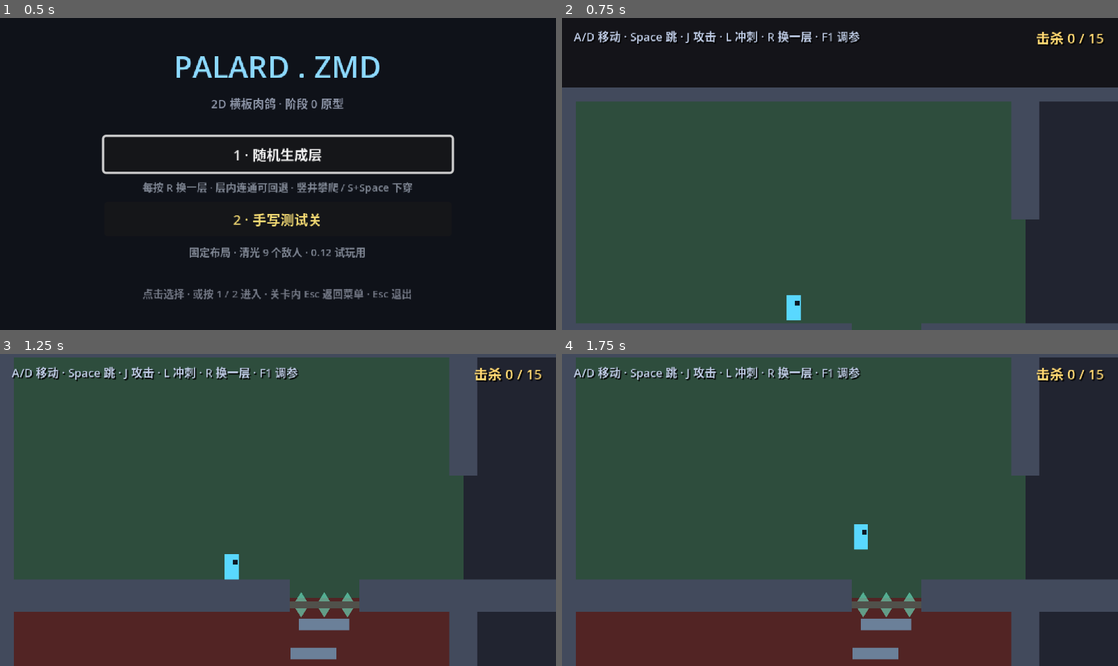
Above: before the commit, frames 1-4 (two rows, left to right).
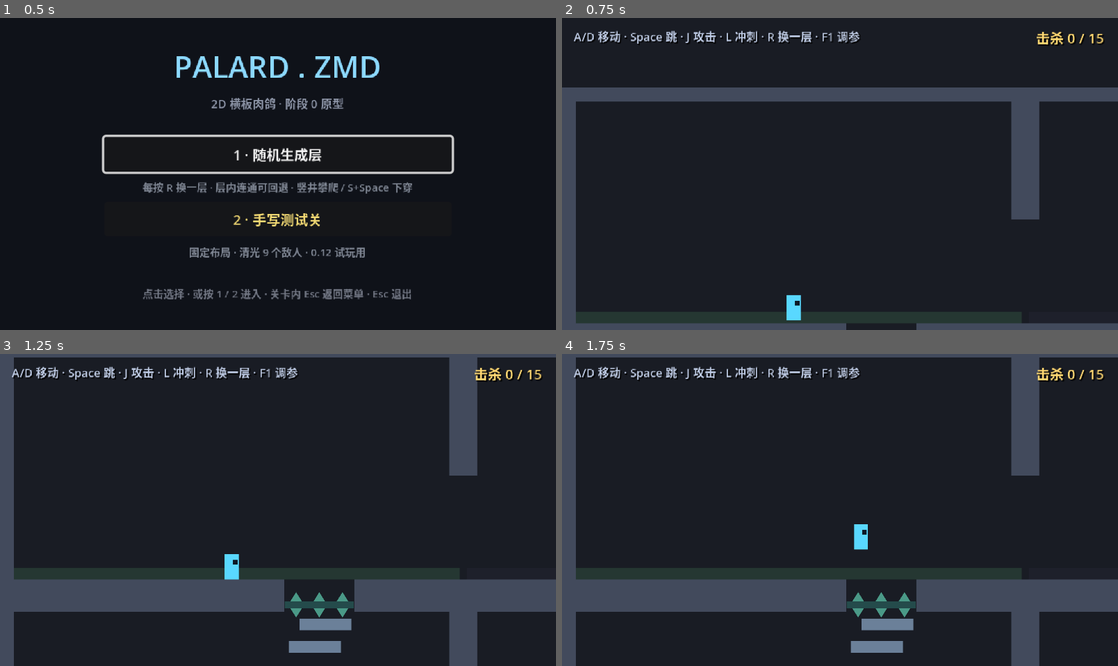
Above: after the commit, the same moments.

Repository: Palard-Lancelot/Palard-ZMD
Game: Godot game, scene res://scenes/menu/main_menu.tscn
Same seed, same stepped clock (60 frames per second), same inputs: the game is played once before the commit and once after it.
Inputs:
- Up to frame 1 (0.5 s): no input
- Up to frame 2 (0.75 s): click "1 · 随机生成层" at 0.5 s
- Up to frame 3 (1.25 s): no input
- Up to frame 4 (1.75 s): tap Enter at 1.25 s; hold D (move_right) from 1.28 s (still down); tap J (attack) at 1.35 s; tap Space (jump) at 1.52 s

Frame 1 is identical in both runs. In frame 2, 54% of the frame differs, in the area x 2-84%, y 26-100%; in frame 3, 67%, in the area x 2-84%, y 1-100%; in frame 4, 67%.

Commit message:
feat(levelgen): 洞位与台阶随机化增强 + 去盒子化 (DESIGN v1.4)
洞口
- 偏移幅度改为随机 48–86px（原固定 80）；符号仍按边界行奇偶，
  保证同一房间的上下洞分处两侧、间距 >= 96px > 洞宽 60
- 新增 gap_x_for_boundary(cell_x, boundary_row) 作为权威算法

台阶
- 改为不等距：级距 18–38px 随机、级数 5–8、逐级水平错位 <= 10px
- 首级离地 >= 32px：低于玩家身高 22px 会"穿胸"，
  且会被 test_level_geometry 的走路高度射线判成墙（本次实测踩到）
- 最高一级仍精确固定在 TOP_LEDGE_Y=23（算式2 的余量全压在它上面）

去盒子化
- 取消"每间房一个彩色矩形"，改为整层一张连续底板 + 地面类型色带
- 每间房 1–3 块单向内平台（离地 40–150px）
- 战斗/精英房 50% 概率一块实心夹层（离地 >=72、离侧墙 >=90）
- 所有内部结构避开竖井中线 ±45px，否则堵死攀爬

测试
- test_level_geometry / test_vertical_climb 改为调用 gap_x_for_boundary
  （此前各自硬编码 80.0，生成器一改就静默漂移：测试还"通过"，但测的不是真实几何）

验证：13 套件 78/78；攀爬 7/7 组真正站进上层房间（顶点余量 +12px）；
      抽样 200 个阶梯 100% 不等距，级距实测 18.0–38.0，洞位偏移 48.3–85.3

Diff:
--- a/scripts/world/level_builder.gd
+++ b/scripts/world/level_builder.gd
@@ -31,6 +31,9 @@
 }
 
 const WALL_COLOR := Color(0.26, 0.29, 0.36, 1)
+## 整层连续底板（v1.4 去盒子化：不再按房间画矩形色块）
+const BG_COLOR := Color(0.10, 0.11, 0.14, 1.0)
+const STRIP_H := 10.0          ## 房间类型地面色带的高度
 
 
 ## 把网格坐标转成房间左下角的世界坐标
@@ -46,16 +49,21 @@
 	root.name = "GeneratedRooms"
 	parent.add_child(root)
 
-	# --- 背景：每间房一个色块，用类型区分 ---
-	for room in graph.rooms:
-		var origin := cell_to_world(room["cell"])
-		var bg := ColorRect.new()
-		bg.color = COLORS.get(room["type"], COLORS[&"combat"])
-		bg.position = origin
-		bg.size = Vector2(ROOM_W, ROOM_H)
-		bg.z_index = -9
-		bg.mouse_filter = Control.MOUSE_FILTER_IGNORE
-		root.add_child(bg)
+	# --- 背景：整层一张连续底板（v1.4 去盒子化）---
+	# 原来每间房画一个彩色矩形 —— 那正是"一格一格的方块"观感的来源。
+	# 现在改成一整张连续底板，房间类型靠地面色带表达。
+	var bounds: Rect2 = layer_bounds(graph)
+	var backdrop := ColorRect.new()
+	backdrop.name = "Backdrop"
+	backdrop.color = BG_COLOR
+	backdrop.position = bounds.position
+	backdrop.size = bounds.size
+	backdrop.z_index = -10
+	backdrop.mouse_filter = Control.MOUSE_FILTER_IGNORE
+	root.add_child(backdrop)
+
+	for room in graph.rooms:
+		_add_type_strip(root, cell_to_world(room["cell"]), room["type"])
 
 	# --- 地面 / 天花板（垂直连接处留洞）---
 	for room in graph.rooms:
@@ -83,6 +91,10 @@
 		var cell: Vector2i = room["cell"]
 		if _cell_occupied(graph, cell + Vector2i(0, -1)) >= 0:
 			_build_climb_ledges(root, origin, cell)
+
+	# --- 房间内部层次（v1.4）：让每间房不再是一个空盒子 ---
+	for room in graph.rooms:
+		_build_room_interior(root, cell_to_world(room["cell"]), room["cell"], room["type"])
 
 	return root
 
@@ -102,14 +114,26 @@
 #   上行洞在 center - SHIFT，下行洞在 center + SHIFT。
 #   这样玩家永远能站在「下行洞旁边」的实地上，从上行洞往上跳。
 const V_SHAFT_W := 60.0       ## 洞宽。⚠️ 见下方「洞宽 = 难度」的算式，不要凭感觉调大
-const V_SHAFT_SHIFT := 80.0   ## 上行洞/下行洞相对房间中心的偏移（错开的关键）
+## 洞口相对房间中心的偏移幅度（v1.4 起随机）。
+## 符号仍由**边界行号奇偶**决定 → 同一房间的上行洞与下行洞必然分处两侧，
+## 两者间距 >= 2 × V_SHAFT_SHIFT_MIN = 96px > 洞宽 60，永远不会连成一条竖井。
+const V_SHAFT_SHIFT_MIN := 48.0
+const V_SHAFT_SHIFT_MAX := 86.0
+const SHAFT_CLEARANCE := 45.0 ## 房间内部结构必须离竖井中线这么远（否则堵死攀爬）
 const LEDGE_W_MIN := 36.0     ## 台阶宽下限（v1.3 起在 MIN–MAX 之间随机）
 const LEDGE_W_MAX := 46.0     ## 上限。算式1：LEDGE_W/2 + 玩家半宽 6 <= V_SHAFT_W/2 = 30 → 必须 <= 48
 const LEDGE_H := 10.0
-const LEDGE_COUNT_MIN := 5    ## 级数下限。4 级 = 每级 45.25px > 实测起跳 45px，跳不上去
-const LEDGE_COUNT_MAX := 7    ## 级数上限（再多只是把台阶切得更碎，看不出更好）
-const LEDGE_JITTER_Y := 2.0   ## 中间级纵向抖动 ±2px：相邻级间距仍 <= 40px < 45px 起跳高度
+const LEDGE_COUNT_MIN := 5    ## 级数下限。4 级时平均级距 45.25px > 实测起跳 45px
+const LEDGE_COUNT_MAX := 8    ## 级数上限（v1.4 改不等距后自然落在 5–8）
+const LEDGE_GAP_MIN := 18.0   ## 相邻两级的最小垂直间距（v1.4：不再等距）
+const LEDGE_GAP_MAX := 38.0   ## 最大垂直间距。必须 < 实测起跳 45px，留 7px 余量
+## 最低一级离地面的**最小**高度。必须 > 玩家身高 22px（+余量）：
+## 否则玩家站在地面上时身体会和台阶重叠（台阶是单向平台，走过去会"穿胸"），
+## 而且贴着地面的台阶会被"走路高度"的射线当成墙（test_level_geometry 5/11/17px）。
+const LEDGE_FIRST_GAP_MIN := 32.0
+const LEDGE_MAX_STEP_X := 10.0 ## 相邻两级的水平错位上限（再大就跳不过去）
 const TOP_LEDGE_Y := 23.0     ## 最高一级台阶的 y（相对房间原点）。算式见 _build_climb_ledges
+const PLAT_H_INNER := 8.0     ## 房间内部平台厚度
 
 ## 某个"水平边界"上的洞的 x 坐标。
 ##
@@ -119,13 +143,28 @@
 ##      两者错位 → 玩家在 930 往上爬，撞到 A 房在 1070 之外的实心地板。
 ##      实测 7 组垂直通道全部卡在 181px（差一点进不去）。
 ##
-##    现在改为：洞的位置只由**边界所在行号**决定，且逐行交替左右。
+##    现在改为：洞的位置只由**边界**（列 + 边界行号）决定。
 ##    这样既能保证上下房间的洞严格对齐，
 ##    又能让同一个房间的上洞和下洞错开（否则玩家会一口气从顶层掉到底）。
 static func _gap_x_for_row(origin: Vector2, boundary_row: int) -> float:
-	var center: float = origin.x + ROOM_W * 0.5
+	var cell_x: int = int(round(origin.x / ROOM_W))
+	return gap_x_for_boundary(cell_x, boundary_row)
+
+
+## 洞中心的**权威算法**。测试必须调这个，不要各自复制公式 ——
+## v1.3 之前 test_level_geometry 与 test_vertical_climb 都硬编码过 80.0，
+## 生成器一改就静默漂移（测试还在"通过"，但它测的已经不是真实几何）。
+##
+##   · 符号：由边界行号奇偶决定 → 同一房间的上洞与下洞必然分处两侧
+##   · 幅度：v1.4 起在 [V_SHAFT_SHIFT_MIN, V_SHAFT_SHIFT_MAX] 内随机
+##   · 种子只由「列 + 边界行」决定 → 相邻两房共享同一条边界时取到同一个洞
+static func gap_x_for_boundary(cell_x: int, boundary_row: int) -> float:
+	var center: float = float(cell_x) * ROOM_W + ROOM_W * 0.5
 	var sign: float = -1.0 if (boundary_row % 2 == 0) else 1.0
-	return center + sign * V_SHAFT_SHIFT
+	var rng := RandomNumberGenerator.new()
+	rng.seed = hash(Vector2i(cell_x, boundary_row)) ^ 0x5a17c3e9
+	var mag: float = rng.randf_range(V_SHAFT_SHIFT_MIN, V_SHAFT_SHIFT_MAX)
+	return center + sign * mag
 
 
 ## 房间的**上行洞**（通往上一层）x 坐标：属于本层与上一层的边界
@@ -293,20 +332,122 @@
 	var top_y: float = origin.y + TOP_LEDGE_Y               # +23
 
 	var rng := RandomNumberGenerator.new()
-	rng.seed = hash(cell)
-
-	var count: int = rng.randi_range(LEDGE_COUNT_MIN, LEDGE_COUNT_MAX)
+	rng.seed = hash(cell) ^ 0x3c9e1b57
+
+	var ladder: Array = _make_ladder(rng, floor_y, top_y)
+	var prev_off: float = 0.0
+	for i in ladder.size():
+		var w: float = rng.randf_range(LEDGE_W_MIN, LEDGE_W_MAX)
+		# 横向可动范围：① 整块要在洞里（算式1）；
+		# ② 还必须覆盖洞中线，否则"按住跳一路往上"会踩空
+		var max_off: float = minf(V_SHAFT_W * 0.5 - w * 0.5, w * 0.5 - 7.0)
+		var off: float = rng.randf_range(-max_off, max_off)
+		if i > 0:
+			# 逐级错位，但单级横向移动不超过 LEDGE_MAX_STEP_X
+			off = clampf(off, prev_off - LEDGE_MAX_STEP_X, prev_off + LEDGE_MAX_STEP_X)
+			off = clampf(off, -max_off, max_off)
+		prev_off = off
+		_add_solid(root, Vector2(up_x + off, ladder[i]), Vector2(w, LEDGE_H), true)
+
+
+## 生成一串**不等距**的台阶 y 坐标（自下而上，最后一级固定为 top_y）。
+##
+## 拒绝采样：级距必须落在 [LEDGE_GAP_MIN, LEDGE_GAP_MAX]，级数落在
+## [LEDGE_COUNT_MIN, LEDGE_COUNT_MAX]；取不到就退回等比阶梯（永远能出结果）。
+##
+## ⚠️ 最后一级必须**精确**等于 top_y：算式2 的余量 29 - TOP_LEDGE_Y 全压在这一级上。
+static func _make_ladder(rng: RandomNumberGenerator, floor_y: float, top_y: float) -> Array:
+	for _attempt in 40:
+		var ys: Array = []
+		var y: float = floor_y
+		var ok := true
+		while true:
+			# 第一级必须抬到玩家头顶之上（见 LEDGE_FIRST_GAP_MIN 的说明）
+			var lo: float = LEDGE_FIRST_GAP_MIN if ys.is_empty() else LEDGE_GAP_MIN
+			var gap: float = rng.randf_range(lo, LEDGE_GAP_MAX)
+			var next_y: float = y - gap
+			if next_y <= top_y + 0.001:
+				# 收尾那一级也必须留够间距，否则顶上两级会挤成一块
+				if y - top_y < LEDGE_GAP_MIN:
+					ok = false
+				break
+			ys.append(next_y)
+			y = next_y
+		ys.append(top_y)
+		if ok and ys.size() >= LEDGE_COUNT_MIN and ys.size() <= LEDGE_COUNT_MAX:
+			return ys
+
+	# 兜底：等比阶梯（v1.3 的形态）
+	var count: int = clampi(6, LEDGE_COUNT_MIN, LEDGE_COUNT_MAX)
 	var step: float = (floor_y - top_y) / float(count)
-
+	var fallback: Array = []
 	for i in count:
-		var w: float = rng.randf_range(LEDGE_W_MIN, LEDGE_W_MAX)
-		# 整块必须塞进洞里（算式1），否则玩家站在台边会撞上层地板底面
-		var max_off: float = V_SHAFT_W * 0.5 - w * 0.5
-		var off: float = rng.randf_range(-max_off, max_off)
-		var y: float = floor_y - step * float(i + 1)
-		if i < count - 1:
-			y += rng.randf_range(-LEDGE_JITTER_Y, LEDGE_JITTER_Y)
-		_add_solid(root, Vector2(up_x + off, y), Vector2(w, LEDGE_H), true)
+		fallback.append(floor_y - step * float(i + 1))
+	fallback[count - 1] = top_y
+	return fallback
+
+
+## 房间类型的**地面色带**（v1.4：代替原来的"整间上色"）
+## 只在地面附近留一条半透明色带 —— 既能一眼分辨房间类型，
+## 又不会把整层画成一格一格的彩色方块。
+static func _add_type_strip(root: Node2D, origin: Vector2, room_type: StringName) -> void:
+	var c: Color = COLORS.get(room_type, COLORS[&"combat"])
+	var strip := ColorRect.new()
+	strip.name = "TypeStrip"
+	strip.color = Color(c.r, c.g, c.b, 0.55)
+	strip.position = Vector2(origin.x + 3.0, origin.y + ROOM_H - FLOOR_H - STRIP_H)
+	strip.size = Vector2(ROOM_W - 6.0, STRIP_H)
+	strip.z_index = -8
+	strip.mouse_filter = Control.MOUSE_FILTER_IGNORE
+	root.add_child(strip)
+
+
+## 房间内部层次（v1.4 去盒子化）：让每间房不再是一个空盒子。
+##
+## 只放两类东西，且都能被现有测试证明"无害"：
+##   · 单向平台：不阻挡任何行走 / 垂直通道（玩家从下方可穿过）
+##   · 实心夹层：离地 ≥ 72px、离侧墙 ≥ 90px —— 不挡门洞、不挡走路高度
+##
+## ⚠️ 硬约束：任何内部结构都必须离竖井中线 ≥ SHAFT_CLEARANCE，
+##    否则会堵死攀爬 —— 竖井三算式算的是"空井"，井里有横梁就全废了。
+static func _build_room_interior(root: Node2D, origin: Vector2, cell: Vector2i,
+		room_type: StringName) -> void:
+	var rng := RandomNumberGenerator.new()
+	rng.seed = hash(cell) ^ 0x7f4a1c2d
+
+	var up_x: float = _up_gap_x(origin, cell.y)
+	var down_x: float = _down_gap_x(origin, cell.y)
+	var floor_y: float = origin.y + ROOM_H - FLOOR_H
+
+	# --- 单向平台：1–3 块，离地 40–150px ---
+	var plat_count: int = rng.randi_range(1, 3)
+	for _i in plat_count:
+		var w: float = rng.randf_range(50.0, 120.0)
+		var h: float = rng.randf_range(40.0, 150.0)
+		var x: float = origin.x + rng.randf_range(w * 0.5 + 24.0, ROOM_W - w * 0.5 - 24.0)
+		if _near_shaft(x, w, up_x) or _near_shaft(x, w, down_x):
+			continue
+		_add_solid(root, Vector2(x, floor_y - h), Vector2(w, PLAT_H_INNER), true)
+
+	# --- 实心夹层：只有战斗房/精英房有一半概率，制造多层结构 ---
+	# 注意：房间类型常量定义在 room_graph.gd；本文件一贯用字面量（COLORS 的键也是）
+	if room_type != &"combat" and room_type != &"elite":
+		return
+	if rng.randf() >= 0.5:
+		return
+
+	var w2: float = rng.randf_range(70.0, 140.0)
+	var h2: float = rng.randf_range(72.0, 140.0)
+	# 离两侧墙各留 90px → 绝不挡住门洞（门洞贴着墙）
+	var x2: float = origin.x + rng.randf_range(w2 * 0.5 + 90.0, ROOM_W - w2 * 0.5 - 90.0)
+	if _near_shaft(x2, w2, up_x) or _near_shaft(x2, w2, down_x):
+		return
+	_add_solid(root, Vector2(x2, floor_y - h2), Vector2(w2, PLAT_H_INNER), false)
+
+
+## 结构是否侵入竖井通道（上/下行洞中线 ± SHAFT_CLEARANCE）
+static func _near_shaft(x: float, w: float, shaft_x: float) -> bool:
+	return absf(x - shaft_x) < (w * 0.5 + SHAFT_CLEARANCE)
 
 
 ## 判断某格是否已被某个房间占据
--- a/tests/test_level_geometry.gd
+++ b/tests/test_level_geometry.gd
@@ -24,6 +24,11 @@
 const ROOM_W := 400.0
 const ROOM_H := 220.0
 const FLOOR_H := 16.0
+
+## 洞位置必须问生成器，不能在本文件复制公式：
+## v1.4 起洞的偏移幅度是随机的，复制一份就会静默漂移
+## （测试还在"通过"，测的却已不是真实几何）。
+const LevelBuilder := preload("res://scripts/world/level_builder.gd")
 
 var _level: Node2D = null
 var _started := false
@@ -138,9 +143,7 @@
 	var boundary_row: int = upper_cell.y
 	var boundary_y: float = float(boundary_row + 1) * ROOM_H + 2.0
 
-	var center_x: float = float(lower_cell.x) * ROOM_W + ROOM_W * 0.5
-	var sign: float = -1.0 if (boundary_row % 2 == 0) else 1.0
-	var gap_x: float = center_x + sign * 80.0    # V_SHAFT_SHIFT
+	var gap_x: float = LevelBuilder.gap_x_for_boundary(lower_cell.x, boundary_row)
 
 	# 在洞中心水平打一条短射线（洞宽 100，射线跨度 40，必然在洞内）
 	var pa := Vector2(gap_x - 20.0, boundary_y)
--- a/tests/test_vertical_climb.gd
+++ b/tests/test_vertical_climb.gd
@@ -28,7 +28,9 @@
 const ROOM_W := 400.0
 const ROOM_H := 220.0
 const FLOOR_H := 16.0
-const V_SHAFT_SHIFT := 80.0
+
+## 洞位置必须问生成器（v1.4 起偏移幅度随机，公式不能各写一份）
+const LevelBuilder := preload("res://scripts/world/level_builder.gd")
 
 ## 攀 6 级台阶 + 每次起跳 44 帧 → 至少 264 帧，再留横向找落点的余量。
 const MAX_FRAMES := 720
@@ -145,8 +147,7 @@
 	_room_center_x = float(lower.x) * ROOM_W + ROOM_W * 0.5
 	_boundary_y = float(lower.y) * ROOM_H
 	var boundary_row: int = lower.y - 1
-	var sign: float = -1.0 if (boundary_row % 2 == 0) else 1.0
-	_shaft_x = _room_center_x + sign * V_SHAFT_SHIFT
+	_shaft_x = LevelBuilder.gap_x_for_boundary(lower.x, boundary_row)
 	var floor_y: float = float(lower.y) * ROOM_H + ROOM_H - FLOOR_H
 
 	# ⚠️ 必须先把玩家状态清干净：上一组若被敌人打伤/打死，
